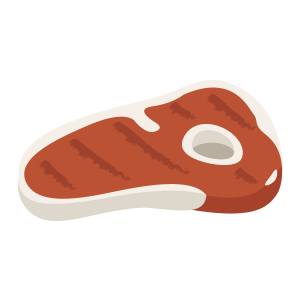
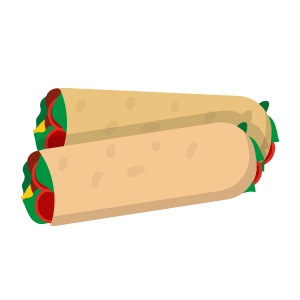
Layers edited between the first and the second (300, 300) image:
showed group "Beans" (6 layers) over [19, 80, 231, 219]
hid "Vector Smart Object" (17th of 19) over [18, 80, 283, 221]
showed "Vector Smart Object" (18th of 19), painted on it over [18, 88, 283, 226]
